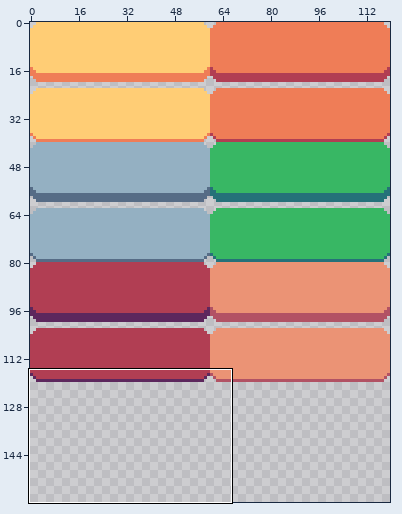
Pixel-art file -- art/buttons.aseprite. Above, an overview of the earlier version with the close-up marked.
Close-up. Before the commit:
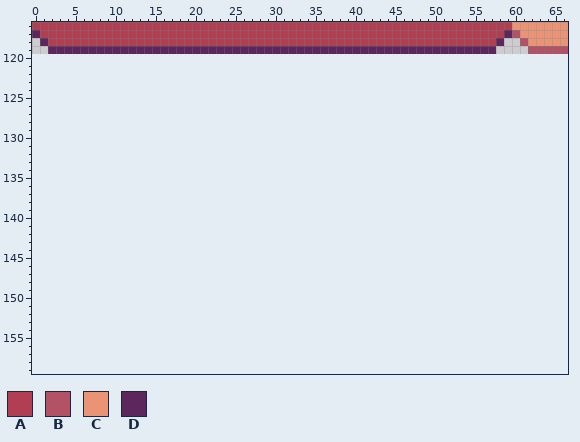
120x120 pixels, 1 frame. Shown: x 0..66, y 116..159. The old version is drawn lined up with the new one, on the new canvas.
Palette (. is transparent): A #b13e53  B #b25264  C #eb9375  D #5d275d
Pixels before (only the part around the change), first column x 0:
116 AAAAAAAAAAAAAAAAAAAAAAAAAAAAAAAAAAAAAAAAAAAAAAAAAAAAAAAAAAAACCCCCCC
117 DAAAAAAAAAAAAAAAAAAAAAAAAAAAAAAAAAAAAAAAAAAAAAAAAAAAAAAAAAADBCCCCCC
118 .DAAAAAAAAAAAAAAAAAAAAAAAAAAAAAAAAAAAAAAAAAAAAAAAAAAAAAAAAD..BCCCCC
119 ..DDDDDDDDDDDDDDDDDDDDDDDDDDDDDDDDDDDDDDDDDDDDDDDDDDDDDDDD....BBBBB
120 ...................................................................
121 ...................................................................
122 ...................................................................
123 ...................................................................
124 ...................................................................
125 ...................................................................
126 ...................................................................
127 ...................................................................
128 ...................................................................
129 ...................................................................
130 ...................................................................
131 ...................................................................
132 ...................................................................
133 ...................................................................
134 ...................................................................
135 ...................................................................
136 ...................................................................
137 ...................................................................
138 ...................................................................
139 ...................................................................
140 ...................................................................
141 ...................................................................
142 ...................................................................
143 ...................................................................
144 ...................................................................
145 ...................................................................
146 ...................................................................
147 ...................................................................
148 ...................................................................
149 ...................................................................
150 ...................................................................
151 ...................................................................
152 ...................................................................
153 ...................................................................
154 ...................................................................
155 ...................................................................
156 ...................................................................
157 ...................................................................
158 ...................................................................
159 ...................................................................
New version:
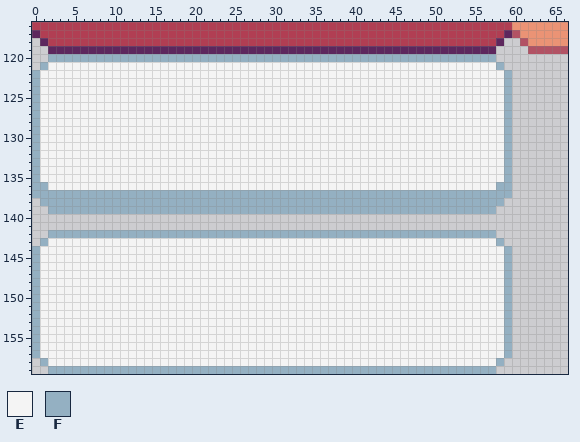
Colours new in this view: E #f4f4f4  F #94b0c2
Author's note on the commit: Adding plain button
Difference:
canvas 120x120 -> 120x160
Changed rows in their new state; - is an unchanged pixel.
first column x 0:
120 --FFFFFFFFFFFFFFFFFFFFFFFFFFFFFFFFFFFFFFFFFFFFFFFFFFFFFFFF--
121 -FEEEEEEEEEEEEEEEEEEEEEEEEEEEEEEEEEEEEEEEEEEEEEEEEEEEEEEEEF-
122 FEEEEEEEEEEEEEEEEEEEEEEEEEEEEEEEEEEEEEEEEEEEEEEEEEEEEEEEEEEF
123 FEEEEEEEEEEEEEEEEEEEEEEEEEEEEEEEEEEEEEEEEEEEEEEEEEEEEEEEEEEF
124 FEEEEEEEEEEEEEEEEEEEEEEEEEEEEEEEEEEEEEEEEEEEEEEEEEEEEEEEEEEF
125 FEEEEEEEEEEEEEEEEEEEEEEEEEEEEEEEEEEEEEEEEEEEEEEEEEEEEEEEEEEF
126 FEEEEEEEEEEEEEEEEEEEEEEEEEEEEEEEEEEEEEEEEEEEEEEEEEEEEEEEEEEF
127 FEEEEEEEEEEEEEEEEEEEEEEEEEEEEEEEEEEEEEEEEEEEEEEEEEEEEEEEEEEF
128 FEEEEEEEEEEEEEEEEEEEEEEEEEEEEEEEEEEEEEEEEEEEEEEEEEEEEEEEEEEF
129 FEEEEEEEEEEEEEEEEEEEEEEEEEEEEEEEEEEEEEEEEEEEEEEEEEEEEEEEEEEF
130 FEEEEEEEEEEEEEEEEEEEEEEEEEEEEEEEEEEEEEEEEEEEEEEEEEEEEEEEEEEF
131 FEEEEEEEEEEEEEEEEEEEEEEEEEEEEEEEEEEEEEEEEEEEEEEEEEEEEEEEEEEF
132 FEEEEEEEEEEEEEEEEEEEEEEEEEEEEEEEEEEEEEEEEEEEEEEEEEEEEEEEEEEF
133 FEEEEEEEEEEEEEEEEEEEEEEEEEEEEEEEEEEEEEEEEEEEEEEEEEEEEEEEEEEF
134 FEEEEEEEEEEEEEEEEEEEEEEEEEEEEEEEEEEEEEEEEEEEEEEEEEEEEEEEEEEF
135 FEEEEEEEEEEEEEEEEEEEEEEEEEEEEEEEEEEEEEEEEEEEEEEEEEEEEEEEEEEF
136 FFEEEEEEEEEEEEEEEEEEEEEEEEEEEEEEEEEEEEEEEEEEEEEEEEEEEEEEEEFF
137 FFFFFFFFFFFFFFFFFFFFFFFFFFFFFFFFFFFFFFFFFFFFFFFFFFFFFFFFFFFF
138 -FFFFFFFFFFFFFFFFFFFFFFFFFFFFFFFFFFFFFFFFFFFFFFFFFFFFFFFFFF-
139 --FFFFFFFFFFFFFFFFFFFFFFFFFFFFFFFFFFFFFFFFFFFFFFFFFFFFFFFF--
142 --FFFFFFFFFFFFFFFFFFFFFFFFFFFFFFFFFFFFFFFFFFFFFFFFFFFFFFFF--
143 -FEEEEEEEEEEEEEEEEEEEEEEEEEEEEEEEEEEEEEEEEEEEEEEEEEEEEEEEEF-
144 FEEEEEEEEEEEEEEEEEEEEEEEEEEEEEEEEEEEEEEEEEEEEEEEEEEEEEEEEEEF
145 FEEEEEEEEEEEEEEEEEEEEEEEEEEEEEEEEEEEEEEEEEEEEEEEEEEEEEEEEEEF
146 FEEEEEEEEEEEEEEEEEEEEEEEEEEEEEEEEEEEEEEEEEEEEEEEEEEEEEEEEEEF
147 FEEEEEEEEEEEEEEEEEEEEEEEEEEEEEEEEEEEEEEEEEEEEEEEEEEEEEEEEEEF
148 FEEEEEEEEEEEEEEEEEEEEEEEEEEEEEEEEEEEEEEEEEEEEEEEEEEEEEEEEEEF
149 FEEEEEEEEEEEEEEEEEEEEEEEEEEEEEEEEEEEEEEEEEEEEEEEEEEEEEEEEEEF
150 FEEEEEEEEEEEEEEEEEEEEEEEEEEEEEEEEEEEEEEEEEEEEEEEEEEEEEEEEEEF
151 FEEEEEEEEEEEEEEEEEEEEEEEEEEEEEEEEEEEEEEEEEEEEEEEEEEEEEEEEEEF
152 FEEEEEEEEEEEEEEEEEEEEEEEEEEEEEEEEEEEEEEEEEEEEEEEEEEEEEEEEEEF
153 FEEEEEEEEEEEEEEEEEEEEEEEEEEEEEEEEEEEEEEEEEEEEEEEEEEEEEEEEEEF
154 FEEEEEEEEEEEEEEEEEEEEEEEEEEEEEEEEEEEEEEEEEEEEEEEEEEEEEEEEEEF
155 FEEEEEEEEEEEEEEEEEEEEEEEEEEEEEEEEEEEEEEEEEEEEEEEEEEEEEEEEEEF
156 FEEEEEEEEEEEEEEEEEEEEEEEEEEEEEEEEEEEEEEEEEEEEEEEEEEEEEEEEEEF
157 FEEEEEEEEEEEEEEEEEEEEEEEEEEEEEEEEEEEEEEEEEEEEEEEEEEEEEEEEEEF
158 -FEEEEEEEEEEEEEEEEEEEEEEEEEEEEEEEEEEEEEEEEEEEEEEEEEEEEEEEEF-
159 --FFFFFFFFFFFFFFFFFFFFFFFFFFFFFFFFFFFFFFFFFFFFFFFFFFFFFFFF--
